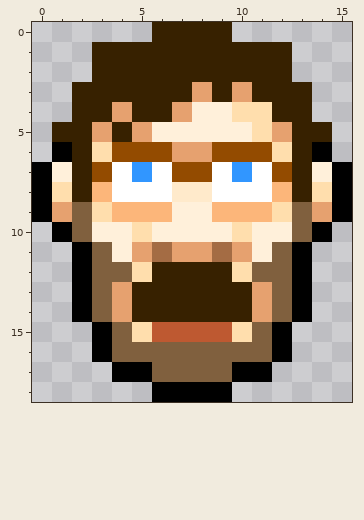
File history of a pixel-art sprite, assets/jesse-sprite.png. Above: the version before the commit.
The file is 128x152 pixels, drawn in blocks of 8x8; one block is one cell here.
After the commit:
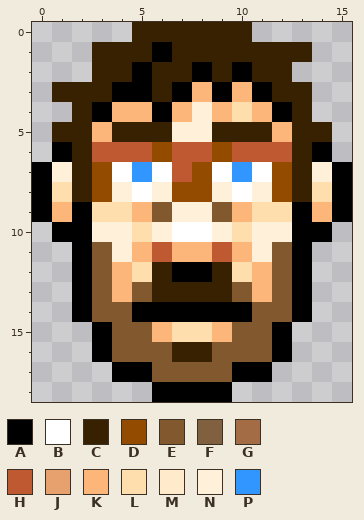
Palette (. is transparent): A #000000  B #ffffff  C #372100  D #934b00  E #82592e  F #80603e  G #a46c44  H #be5931  J #e6a16f  K #fcb67a  L #ffdead  M #ffeacb  N #fff0da  P #3196ff
Changes in this commit:
{"y":0,"x":5,"old":".","new":"C"}
{"y":0,"x":10,"old":".","new":"C"}
{"y":1,"x":6,"old":"C","new":"A"}
{"y":1,"x":13,"old":".","new":"C"}
{"y":2,"x":5,"old":"C","new":"A"}
{"y":2,"x":8,"old":"C","new":"A"}
{"y":2,"x":10,"old":"C","new":"A"}
{"y":3,"x":1,"old":".","new":"C"}
{"y":3,"x":4,"old":"CC","new":"AA"}
{"y":3,"x":7,"old":"CJCJC","new":"AKAKA"}
{"y":4,"x":3,"old":"CJCCJ","new":"AKKAK"}
{"y":4,"x":9,"old":"N","new":"K"}
{"y":4,"x":11,"old":"LC","new":"KA"}
{"y":5,"x":3,"old":"J","new":"K"}
{"y":5,"x":5,"old":"JN","new":"CC"}
{"y":5,"x":9,"old":"NNLJ","new":"CCCK"}
{"y":6,"x":3,"old":"LDD","new":"HHH"}
{"y":6,"x":7,"old":"JJ","new":"HH"}
{"y":6,"x":10,"old":"DDL","new":"HHH"}
{"y":7,"x":7,"old":"D","new":"H"}
{"y":8,"x":3,"old":"KB","new":"DN"}
{"y":8,"x":6,"old":"BMMB","new":"NDDN"}
{"y":8,"x":11,"old":"BK","new":"ND"}
{"y":9,"x":1,"old":"JF","new":"KA"}
{"y":9,"x":4,"old":"K","new":"L"}
{"y":9,"x":6,"old":"K","new":"E"}
{"y":9,"x":9,"old":"K","new":"E"}
{"y":9,"x":11,"old":"K","new":"L"}
{"y":9,"x":13,"old":"FJ","new":"AK"}
{"y":10,"x":2,"old":"F","new":"A"}
{"y":10,"x":7,"old":"NN","new":"BB"}
{"y":10,"x":13,"old":"F","new":"A"}
{"y":11,"x":3,"old":"F","new":"E"}
{"y":11,"x":5,"old":"JGJJGJ","new":"KHKKHK"}
{"y":11,"x":12,"old":"F","new":"E"}
{"y":12,"x":3,"old":"FF","new":"EK"}
{"y":12,"x":7,"old":"CC","new":"AA"}
{"y":12,"x":11,"old":"FF","new":"KE"}
{"y":13,"x":3,"old":"FJC","new":"EKE"}
{"y":13,"x":10,"old":"CJF","new":"EKE"}
{"y":14,"x":3,"old":"FJCCCCCCJF","new":"EEAAAAAAEE"}
{"y":15,"x":4,"old":"FLHHHHLF","new":"EEKLLKEE"}
{"y":16,"x":4,"old":"FFFFFFFF","new":"EEECCEEE"}
{"y":17,"x":6,"old":"FFFF","new":"EEEE"}
{"label":"changed","picture_box":[52,22,332,382]}
